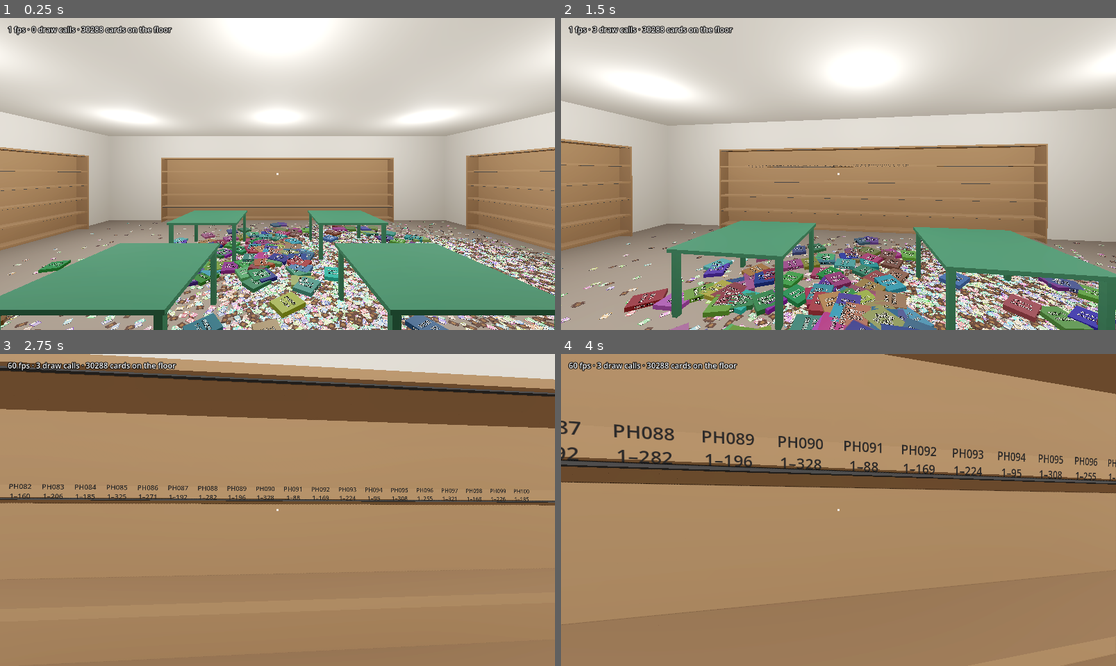
Above: before the commit, frames 1-4 (two rows, left to right).
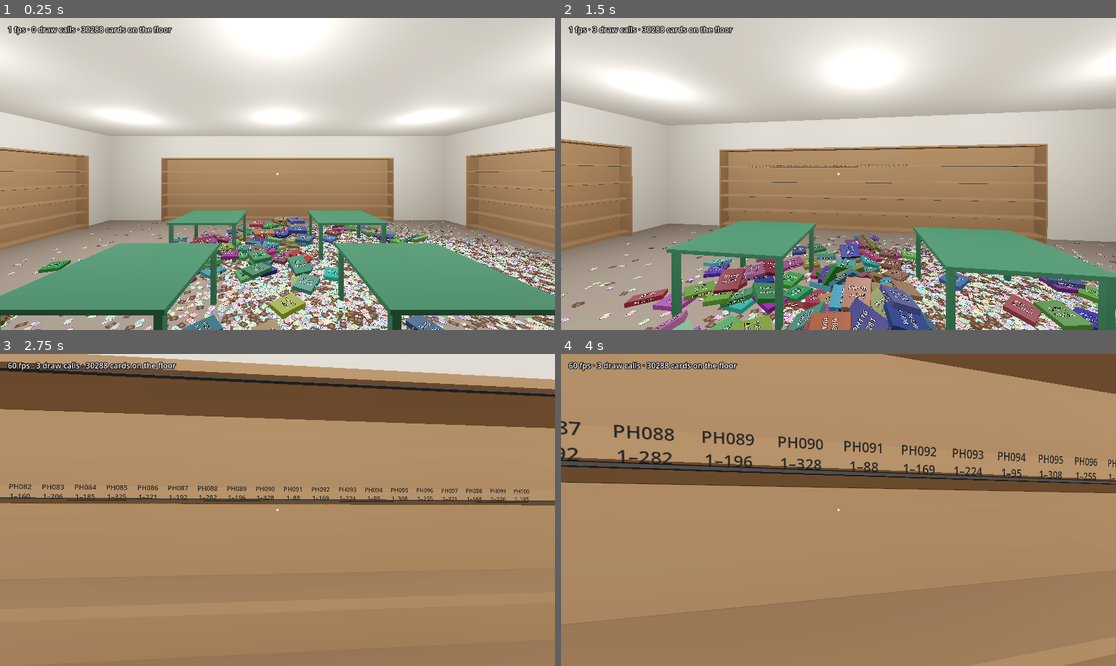
Above: after the commit, the same moments.

Repository: brian-kujawski/cracknstack
Game: Godot game, scene res://scenes/main.tscn
Same seed, same stepped clock (60 frames per second), same inputs: the game is played once before the commit and once after it.
Inputs (mouse positions are in pixels of both pictures, inside the frame that each line leads up to):
- Up to frame 1 (0.25 s): no input
- Up to frame 2 (1.5 s): move the mouse to (866, 174) at 0.52 s; hold Ctrl (crouch) 0.53-1.28 s; hold W (move_forward) from 0.53 s (still down); click (866, 174) at 0.67 s; move the mouse to (810, 174) at 1.27 s; tap Mouse wheel down (flip_next) at 1.35 s
- Up to frame 3 (2.75 s): keep holding W (move_forward); move the mouse to (288, 503) at 2.02 s; hold Mouse wheel up (flip_previous) from 2.03 s (still down)
- Up to frame 4 (4 s): keep holding W (move_forward); move the mouse to (832, 516) at 2.77 s; release Mouse wheel up (flip_previous) at 2.78 s; tap E (interact) at 2.85 s; click (832, 516) at 2.92 s; tap Enter at 3.5 s; move the mouse to (877, 513) at 3.52 s; hold F (stack_card) from 3.53 s (still down)

The runs differ from the first frame. In frame 1, 4.4% of the frame differs, in the area x 0-100%, y 31-100%; in frame 2, 8.6%, in the area x 0-100%, y 27-100%; in frame 3, 0.6%; in frame 4, 1.0%.

Commit message:
Trial: physics for binders only, so they stop passing through each other
Binders are now RigidBody3D. Lying closed they're dynamic: they rest on
each other, lean and slide, and settle on the pile through a coarse height
field (PileWorld's surface: 4.5 cm cells, each the highest card under it,
on its own collision layer that only binders collide with). It's updated
as cards are picked up or dropped, and wakes binders resting there. Open,
carried and shelved binders are frozen. Setting a binder down sweeps it
down onto whatever is there, then lets physics settle it.

Switches the project to Jolt: Godot's default 3D physics ignores the
height field's scale, so binders fell through it.

Cards are unchanged: no physics.

Measured headless in the room: about 4-7 ms of physics per tick for the
first second while the 150 dumped binders settle, then they all sleep and
physics time matches frozen binders (~0.5 ms). Binders overlapping another
by more than 1.5 cm: 117 of 150 frozen, 14 with physics.

Co-Authored-By: Claude Opus 5.5 (1M context) <noreply@anthropic.com>
Claude-Session: https://claude.ai/code/session_01XriCK6nwsqt65rJRbfvyZg

Diff:
--- a/project.godot
+++ b/project.godot
@@ -18,3 +18,7 @@
 [autoload]
 
 CardDatabase="*res://scripts/data/card_database.gd"
+
+[physics]
+
+3d/physics_engine="Jolt Physics"
--- a/scripts/binders/binder.gd
+++ b/scripts/binders/binder.gd
@@ -1,5 +1,5 @@
 class_name Binder
-extends StaticBody3D
+extends RigidBody3D
 ## One binder volume (plan §3.2). It starts closed on top of the pile; the
 ## player can carry it, set it down on the floor or a table, open it flat
 ## there to file cards into its pockets, and shelve it spine out.
@@ -7,13 +7,22 @@
 ## The origin is the middle of the binder's underside. Closed, it lies cover
 ## up with the spine along its -x edge. Open, the two pages lie side by side
 ## across the origin, reading from the +z side (where the player stands).
-## Binders are kinematic like the pile: no physics, they just snap to where
-## they're put. They sit on their own collision layer so the player walks
-## through them but can still aim at them.
+## Unlike cards, binders are physics bodies while they lie closed, so they
+## rest on each other, slide off each other and settle on the pile (through
+## PileWorld's surface collider) instead of passing through one another.
+## Open, carried or shelved they're frozen in place. They sit on their own
+## collision layer so the player walks through them but can still aim at
+## them.
 
 enum State { CLOSED, OPEN, CARRIED, SHELVED }
 
 const PHYSICS_LAYER := 2
+## What a loose binder collides with: the store, other binders and stacks,
+## and the pile's surface.
+const PHYSICS_MASK := 1 | PHYSICS_LAYER | PileWorld.SURFACE_LAYER
+## Set-down binders are lowered from this far above the point until they
+## touch something, then left to settle.
+const DROP_HEIGHT := 0.4
 const THICKNESS := 0.05
 const COVER := Vector2(0.26, 0.33) # x across the cover, y along the spine
 const SIZE := Vector3(COVER.x, THICKNESS, COVER.y)
@@ -38,8 +47,6 @@
 var state := State.CLOSED
 ## Which spread is showing when open (see BinderLayout.spread_pages).
 var spread := 0
-## Lying on the pile (as opposed to a table), so it rests on the cards.
-var on_floor := true
 var pile: PileWorld
 var shelf_unit: ShelfUnit
 var shelf_space := -1
@@ -65,7 +72,12 @@
 	pile = world
 	_accent = accent
 	collision_layer = PHYSICS_LAYER
-	collision_mask = 0
+	collision_mask = PHYSICS_MASK
+	mass = 1.2
+	physics_material_override = PhysicsMaterial.new()
+	physics_material_override.friction = 0.9
+	physics_material_override.bounce = 0.0
+	freeze = true
 
 	_shape = BoxShape3D.new()
 	_collision = CollisionShape3D.new()
@@ -139,8 +151,11 @@
 	_build_open_view()
 	_closed_view.visible = false
 	_open_view.visible = true
+	# Lies flat and still while open, so pockets stay where you aim.
+	freeze = true
+	rotation = Vector3(0, rotation.y, 0)
 	_set_collision_box(Vector3(COVER.x * 2, OPEN_HEIGHT, COVER.y))
-	_rest_on_pile(Vector2(COVER.x, COVER.y / 2))
+	_lower_onto_what_is_below(position.y + DROP_HEIGHT)
 	_refresh_spread()
 
 
@@ -153,7 +168,8 @@
 	_open_view.visible = false
 	_closed_view.visible = true
 	_set_collision_box(SIZE)
-	_rest_on_pile(Vector2(COVER.x / 2, COVER.y / 2))
+	_lower_onto_what_is_below(position.y + DROP_HEIGHT)
+	_let_go()
 
 
 ## Turns pages: +1 forward, -1 back. Returns false at either end.
@@ -213,7 +229,9 @@
 func carry(holder: Node, local_position: Vector3, local_rotation: Vector3) -> void:
 	close()
 	state = State.CARRIED
+	freeze = true
 	collision_layer = 0
+	collision_mask = 0
 	shelf_unit = null
 	shelf_space = -1
 	_set_status_glow(Color.BLACK)
@@ -223,24 +241,29 @@
 	_refresh_complete_look()
 
 
-## Lays the binder down closed at a point, turned to face `yaw`.
-func put_down(parent: Node, point: Vector3, yaw: float, resting_on_floor: bool) -> void:
+## Lays the binder down closed at a point, turned to face `yaw`, on top of
+## whatever is there (cards, a table, another binder), then lets physics
+## settle it.
+func put_down(parent: Node, point: Vector3, yaw: float) -> void:
 	_move_to(parent)
 	state = State.CLOSED
 	collision_layer = PHYSICS_LAYER
-	on_floor = resting_on_floor
+	collision_mask = PHYSICS_MASK
 	rotation = Vector3(0, yaw, 0)
 	position = point
-	_rest_on_pile(Vector2(COVER.x / 2, COVER.y / 2))
+	_lower_onto_what_is_below(point.y + DROP_HEIGHT)
+	_let_go()
 
 
 ## Stands the binder in a shelf space. ShelfUnit decides where and whether
 ## it's the right space.
 func stand_on_shelf(unit: ShelfUnit, space: int, local_transform: Transform3D, correct: bool) -> void:
 	_move_to(unit)
+	freeze = true
 	transform = local_transform
 	state = State.SHELVED
 	collision_layer = PHYSICS_LAYER
+	collision_mask = 0
 	shelf_unit = unit
 	shelf_space = space
 	if correct:
@@ -273,10 +296,35 @@
 	tween.tween_method(_set_status_glow, peak, settle, 1.0)
 
 
-func _rest_on_pile(half_footprint: Vector2) -> void:
-	if not on_floor or pile == null or state == State.CARRIED or state == State.SHELVED:
-		return
-	position.y = pile.height_under(Vector2(position.x, position.z), half_footprint, rotation.y)
+## Sweeps the collision box straight down from `from_height` (flat, at the
+## binder's x, z and yaw) and leaves the binder where it first touches
+## something. Outside the tree (tests) it rests on the pile's height map.
+func _lower_onto_what_is_below(from_height: float) -> void:
+	if not is_inside_tree():
+		if pile != null:
+			var half := Vector2(_shape.size.x, _shape.size.z) / 2
+			position.y = pile.height_under(Vector2(position.x, position.z), half, rotation.y)
+		return
+	var params := PhysicsShapeQueryParameters3D.new()
+	params.shape = _shape
+	params.collision_mask = PHYSICS_MASK
+	params.exclude = [get_rid()]
+	var start := Transform3D(Basis(Vector3.UP, global_rotation.y),
+		Vector3(global_position.x, from_height + _shape.size.y / 2, global_position.z))
+	params.transform = start
+	params.motion = Vector3(0, -(from_height + 0.5), 0)
+	var safe: float = get_world_3d().direct_space_state.cast_motion(params)[0]
+	global_position.y = from_height + params.motion.y * safe + 0.002
+
+
+## Hands the binder back to physics, at rest.
+func _let_go() -> void:
+	if state != State.CLOSED:
+		return
+	freeze = false
+	linear_velocity = Vector3.ZERO
+	angular_velocity = Vector3.ZERO
+	sleeping = false
 
 
 func _move_to(parent: Node) -> void:
--- a/scripts/pile/pile_world.gd
+++ b/scripts/pile/pile_world.gd
@@ -26,6 +26,11 @@
 const GAP_FILL_PULL := 0.35 # fraction of the way toward the gap
 const GAP_FILL_SECONDS := 0.18
 const OVERLAP_DISTANCE := 0.075
+## Collision layer of the pile's surface: a coarse height field that only
+## binders collide with, so they can rest on the cards.
+const SURFACE_LAYER := 8
+## Surface grid: one height per this many height map cells (the highest).
+const SURFACE_STRIDE := 3
 
 enum State { ON_FLOOR, HELD }
 
@@ -65,6 +70,13 @@
 
 ## card id -> {from: Vector3, to: Vector3, t: float}
 var _slides := {}
+
+var _surface: HeightMapShape3D
+var _surface_columns := 0
+var _surface_rows := 0
+var _surface_heights := PackedFloat32Array()
+## Surface cells whose height map cells changed since the last update.
+var _surface_dirty := {}
 
 
 ## Scatters every card in the database over `floor_bounds`, avoiding the
@@ -91,18 +103,29 @@
 		_put_on_floor(id, placement.position, placement.rotation)
 	for c in _chunks.size():
 		_rebuild_chunk(c)
-
-
-## Lays each binder volume closed somewhere on top of the pile, with room to
-## open it where it lies.
+	_build_surface()
+
+
+## Drops each binder volume closed somewhere on top of the pile, with room to
+## open it where it lies. Where binders land on each other they start a
+## little apart, one above the other, and physics settles them.
 func spawn_binders(random_seed: int) -> void:
 	var ranges := CardDatabase.all_binders()
 	var placements := PileGenerator.scatter(ranges.size(), bounds, obstacles, random_seed + 2, Binder.OPEN_HALF_FOOTPRINT)
+	var reach := Binder.COVER.length() # centres closer than this may overlap
 	for i in ranges.size():
 		var binder := Binder.new()
 		binder.setup(ranges[i], CardDatabase.get_set(ranges[i].set_code).accent_color, self)
 		var p := placements[i].position
-		binder.put_down(self, Vector3(p.x, 0, p.y), placements[i].rotation, true)
+		var y := height_under(p, Vector2(Binder.COVER.x, Binder.COVER.y) / 2, placements[i].rotation) + 0.01
+		for other in binders:
+			if Vector2(other.position.x, other.position.z).distance_to(p) < reach:
+				y = maxf(y, other.position.y + Binder.THICKNESS + 0.01)
+		add_child(binder)
+		binder.rotation = Vector3(0, placements[i].rotation, 0)
+		binder.position = Vector3(p.x, y, p.y)
+		binder.state = Binder.State.CLOSED
+		binder.freeze = false
 		binders.append(binder)
 
 
@@ -192,6 +215,11 @@
 				lerpf(-half_size.y, half_size.y, float(j) / (steps.y - 1)))
 			top = maxf(top, _heights[_height_index(center + _rotated(local, rotation_y))])
 	return top
+
+
+func _physics_process(_delta: float) -> void:
+	if not _surface_dirty.is_empty():
+		_update_surface()
 
 
 func _process(delta: float) -> void:
@@ -284,6 +312,75 @@
 		var card := CardDatabase.get_card(id)
 		_set_numbers[id] = set_numbers[card.set_code]
 		_accents[id] = CardDatabase.get_set(card.set_code).accent_color
+
+
+## The coarse collision surface binders rest on: each surface cell holds
+## the highest of the SURFACE_STRIDE × SURFACE_STRIDE height map cells it
+## covers, so the surface never dips below a card.
+func _build_surface() -> void:
+	var rows := _heights.size() / _height_columns
+	_surface_columns = ceili(float(_height_columns) / SURFACE_STRIDE)
+	_surface_rows = ceili(float(rows) / SURFACE_STRIDE)
+	_surface_heights.resize(_surface_columns * _surface_rows)
+	_surface_heights.fill(0.0)
+	for cell in _heights.size():
+		var h := _heights[cell]
+		if h > 0.0:
+			var index := (cell / _height_columns / SURFACE_STRIDE) * _surface_columns + (cell % _height_columns) / SURFACE_STRIDE
+			_surface_heights[index] = maxf(_surface_heights[index], h)
+	_surface = HeightMapShape3D.new()
+	_surface.map_width = _surface_columns
+	_surface.map_depth = _surface_rows
+	_surface.map_data = _surface_heights
+	var spacing := SURFACE_STRIDE * HEIGHT_CELL
+	var shape := CollisionShape3D.new()
+	shape.shape = _surface
+	# Heights sit at surface cell centres; the shape is centred on its node
+	# and one unit per sample, so scale it down to the cell spacing.
+	shape.scale = Vector3(spacing, 1.0, spacing)
+	shape.position = Vector3(
+		bounds.position.x + spacing * _surface_columns / 2.0,
+		0.0,
+		bounds.position.y + spacing * _surface_rows / 2.0)
+	var body := StaticBody3D.new()
+	body.name = "Surface"
+	body.collision_layer = SURFACE_LAYER
+	body.collision_mask = 0
+	body.add_child(shape)
+	add_child(body)
+	_surface_dirty.clear()
+
+
+func _mark_surface_dirty(cell: int) -> void:
+	_surface_dirty[(cell / _height_columns / SURFACE_STRIDE) * _surface_columns + (cell % _height_columns) / SURFACE_STRIDE] = true
+
+
+## Recomputes the surface cells under changed cards and wakes any binder
+## resting there, so it settles onto the new surface.
+func _update_surface() -> void:
+	if _surface == null:
+		_surface_dirty.clear()
+		return
+	var rows := _heights.size() / _height_columns
+	var spacing := SURFACE_STRIDE * HEIGHT_CELL
+	var changed := Rect2()
+	for index in _surface_dirty:
+		var sx: int = index % _surface_columns
+		var sy: int = index / _surface_columns
+		var top := 0.0
+		for y in range(sy * SURFACE_STRIDE, mini((sy + 1) * SURFACE_STRIDE, rows)):
+			for x in range(sx * SURFACE_STRIDE, mini((sx + 1) * SURFACE_STRIDE, _height_columns)):
+				top = maxf(top, _heights[y * _height_columns + x])
+		_surface_heights[index] = top
+		var cell_rect := Rect2(bounds.position + Vector2(sx, sy) * spacing, Vector2(spacing, spacing))
+		changed = cell_rect if changed.size == Vector2.ZERO else changed.merge(cell_rect)
+	_surface_dirty.clear()
+	_surface.map_data = _surface_heights
+	var near := changed.grow(Binder.COVER.length() / 2)
+	for binder in binders:
+		if binder.state == Binder.State.CLOSED and binder.get_parent() == self \
+				and near.has_point(Vector2(binder.position.x, binder.position.z)):
+			binder.sleeping = false
 
 
 ## A card with thickness: the face on top (a PlaneMesh, so floor_card's UVs
@@ -331,6 +428,7 @@
 	var y := top + CARD_THICKNESS
 	for cell in footprint:
 		_heights[cell] = y
+		_mark_surface_dirty(cell)
 	_positions[id] = Vector3(p.x, y, p.y)
 	_rotations[id] = rotation_y
 	_grid_add(id)
@@ -357,6 +455,7 @@
 			if _states[id] == State.ON_FLOOR and _positions[id].y > top and _covers(id, center):
 				top = _positions[id].y
 		_heights[cell] = top
+		_mark_surface_dirty(cell)
 
 
 ## The height map cells whose centres a card at p, turned by rotation_y,
--- a/scripts/player/hands.gd
+++ b/scripts/player/hands.gd
@@ -213,7 +213,7 @@
 
 func _set_binder_down() -> void:
 	var yaw := _yaw_facing_player(_aim_point)
-	carried_binder.put_down(pile, _clear_of_obstacles(_aim_point, Binder.OPEN_HALF_FOOTPRINT, yaw), yaw, _aim == Aim.FLOOR)
+	carried_binder.put_down(pile, _clear_of_obstacles(_aim_point, Binder.OPEN_HALF_FOOTPRINT, yaw), yaw)
 	carried_binder = null
 	held_changed.emit(null, null)
 
@@ -257,6 +257,9 @@
 	var to := from - _camera.global_transform.basis.z * reach
 	var query := PhysicsRayQueryParameters3D.create(from, to)
 	query.exclude = [(get_parent() as CollisionObject3D).get_rid()]
+	# The pile's surface collider is only for binders to rest on; aim at the
+	# cards through it.
+	query.collision_mask = ~PileWorld.SURFACE_LAYER
 	var hit := _camera.get_world_3d().direct_space_state.intersect_ray(query)
 	if hit.is_empty():
 		return
--- a/tests/test_runner.gd
+++ b/tests/test_runner.gd
@@ -356,7 +356,7 @@
 	var binder := Binder.new()
 	binder.setup(range_data, Color.RED, null)
 	add_child(binder)
-	binder.put_down(self, Vector3(4.0, 0.75, 2.0), 0.6, false)
+	binder.put_down(self, Vector3(4.0, 0.75, 2.0), 0.6)
 	_check(binder.pocket_at(binder.global_position) == -1, "a closed binder has no pockets to aim at")
 	binder.open()
 	_check(binder.is_open(), "a binder lying down opens")
